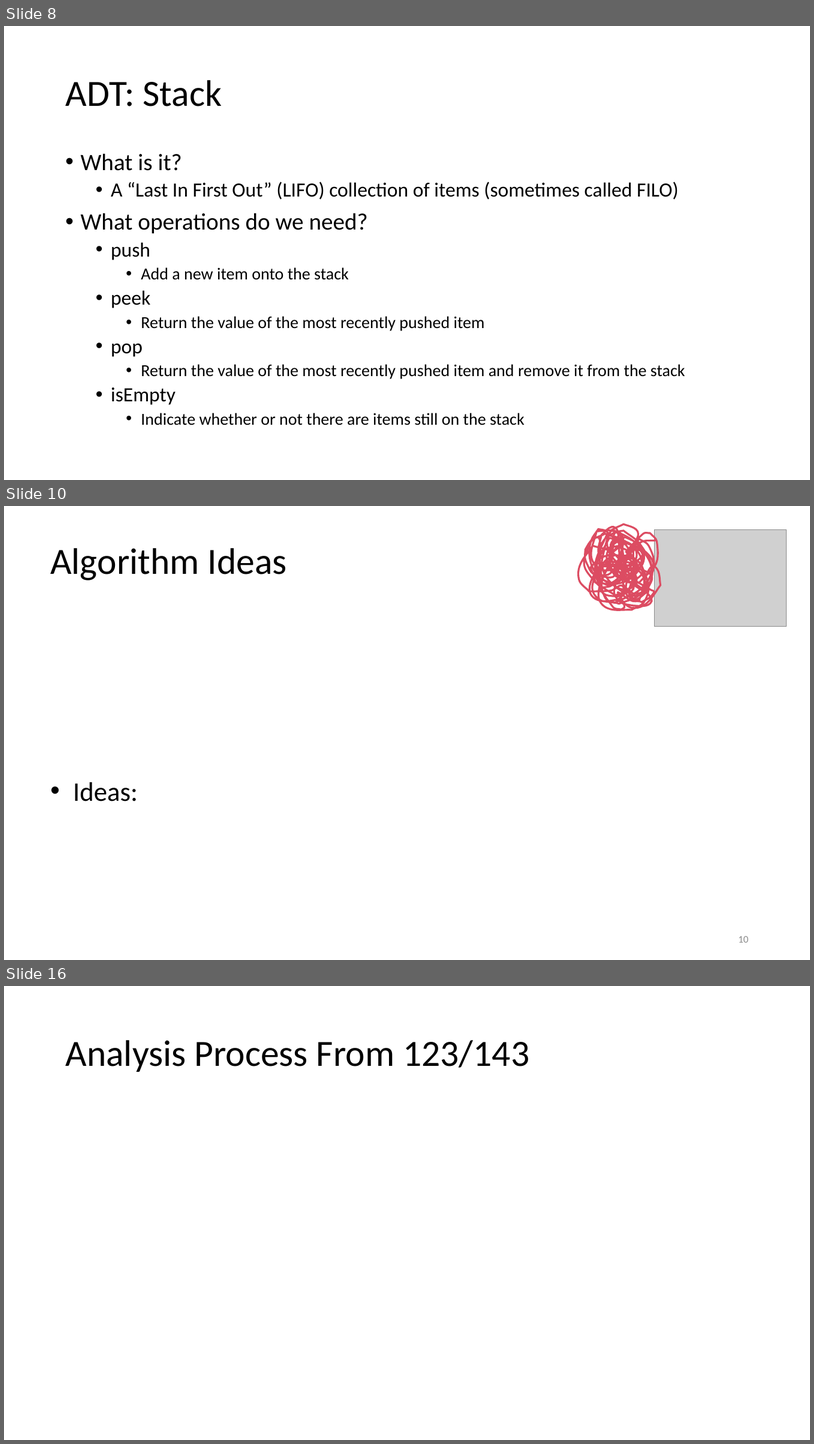
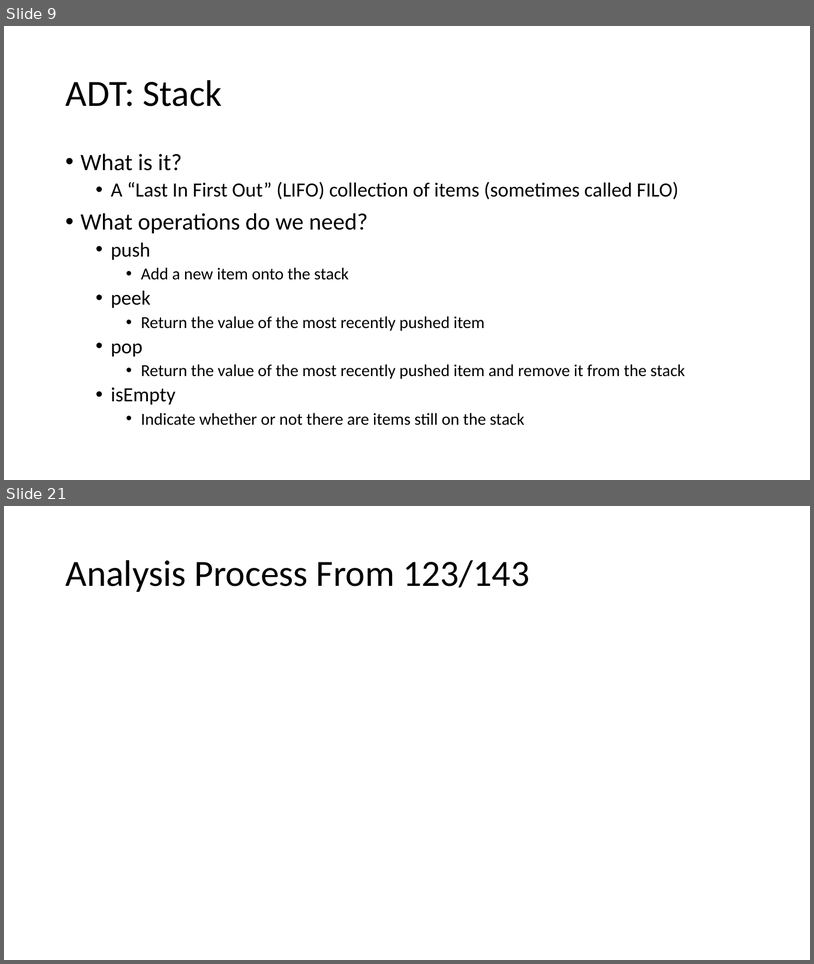
Before and after one commit to natebrunelle/cse332, a slide deck: markdown/files/slides/lecture2_analysis1.pptx. Shown one above the other, each under a label of ours: slides 8, 10 and 16 before the commit, slides 9 and 21 after it; the slides between them are not shown. The pictures are 814x1444 and 814x964 pixels, drawn with LibreOffice and Linux fonts; fonts in the diff are those of the drawing; grey boxes stand for pictures. Boxes give left, top, right and bottom in pixels: in the first picture for what was removed or moved away, otherwise in the second. Text is boxed around its words. In the diff, an @@ line names an element or a change of style, - is before the commit and + after.

```diff
--- a/markdown/files/slides/lecture2_analysis1.pptx
+++ b/markdown/files/slides/lecture2_analysis1.pptx
@@ slide 10 removed at (x1=4, y1=506, x2=810, y2=960), background #FFFFFF @@
@@ freeform shape removed at (x1=579, y1=524, x2=661, y2=610) @@
@@ picture removed at (x1=655, y1=529, x2=787, y2=627) @@
@@ title removed at (x1=50, y1=548, x2=287, y2=580) @@
-Algorithm Ideas
@@ text removed at (x1=73, y1=782, x2=138, y2=801) @@
-• Ideas:
@@ page number removed at (x1=738, y1=936, x2=749, y2=942) @@
-10
@@ what was slide 8 is now slide 9 @@
@@ what was slide 16 is now slide 21 @@
```
Also in this commit, not shown: 13 slides changed, 7 slides added, 2 other slides removed, 2 other files.
